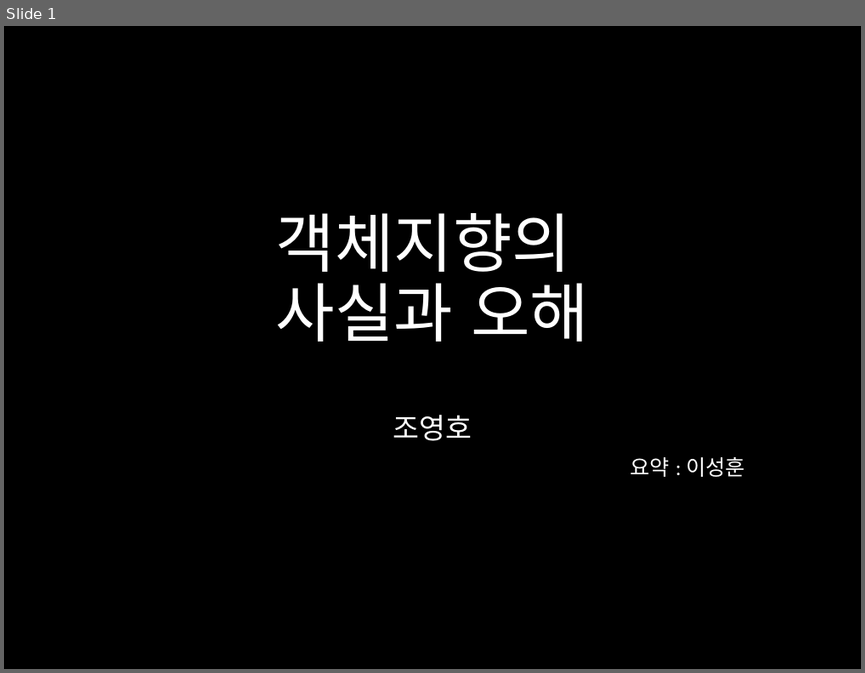
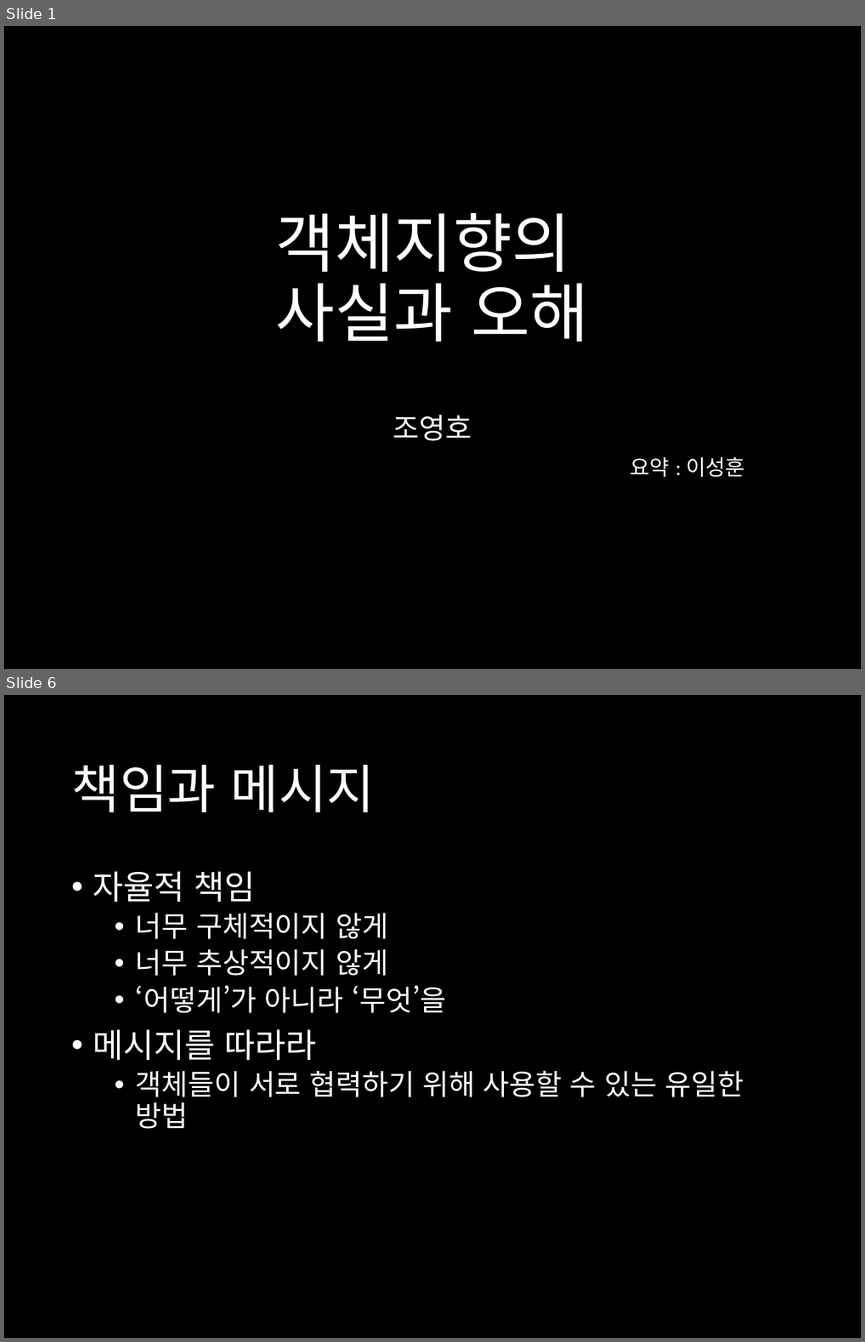
Before and after one commit to harrisleesh/Review, a slide deck: 객체지향의 사실과 오해.pptx. Shown one above the other, each under a label of ours: slide 1 before the commit, slides 1 and 6 after it; the slides between them are not shown. The pictures are 865x673 and 865x1342 pixels, drawn with LibreOffice and Linux fonts; fonts in the diff are those of the drawing. Boxes give left, top, right and bottom in pixels: in the first picture for what was removed or moved away, otherwise in the second. Text is boxed around its words. In the diff, an @@ line names an element or a change of style, - is before the commit and + after.

Commit message:
객체지향의 사실과 오해
~chap 5.
chap 1. 협력
chap 2. 객체지향 패러다임
chap 3. 타입과 추상화
chap 4. 역할,책임,협력
chap 5. 책임과 메시지

```diff
--- a/객체지향의 사실과 오해.pptx
+++ b/객체지향의 사실과 오해.pptx
@@ slide 6 added at [4, 695, 861, 1338], background #000000 @@
@@ title added at [71, 765, 375, 812], 44 pt, text #FFFFFF @@
+책임과 메시지
@@ text added at [93, 871, 744, 1129], 24 pt, text #FFFFFF @@
+• 자율적 책임
+  • 너무 구체적이지 않게
+  • 너무 추상적이지 않게
+  • ‘어떻게’가 아니라 ‘무엇’을
+• 메시지를 따라라
+  • 객체들이 서로 협력하기 위해 사용할 수 있는 유일한 방법
```
Also in this commit, not shown: 7 other slides added, 1 slide removed.
